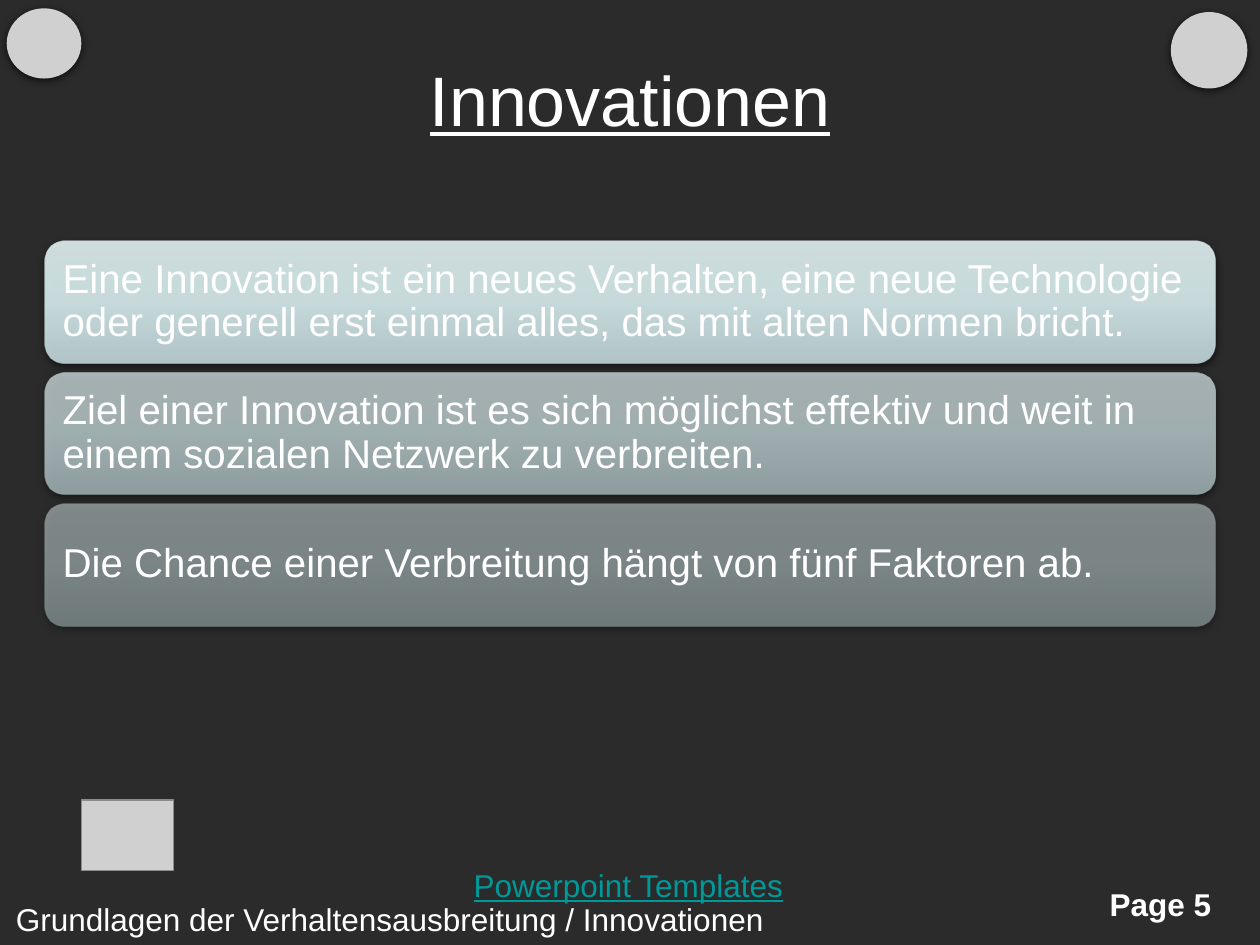
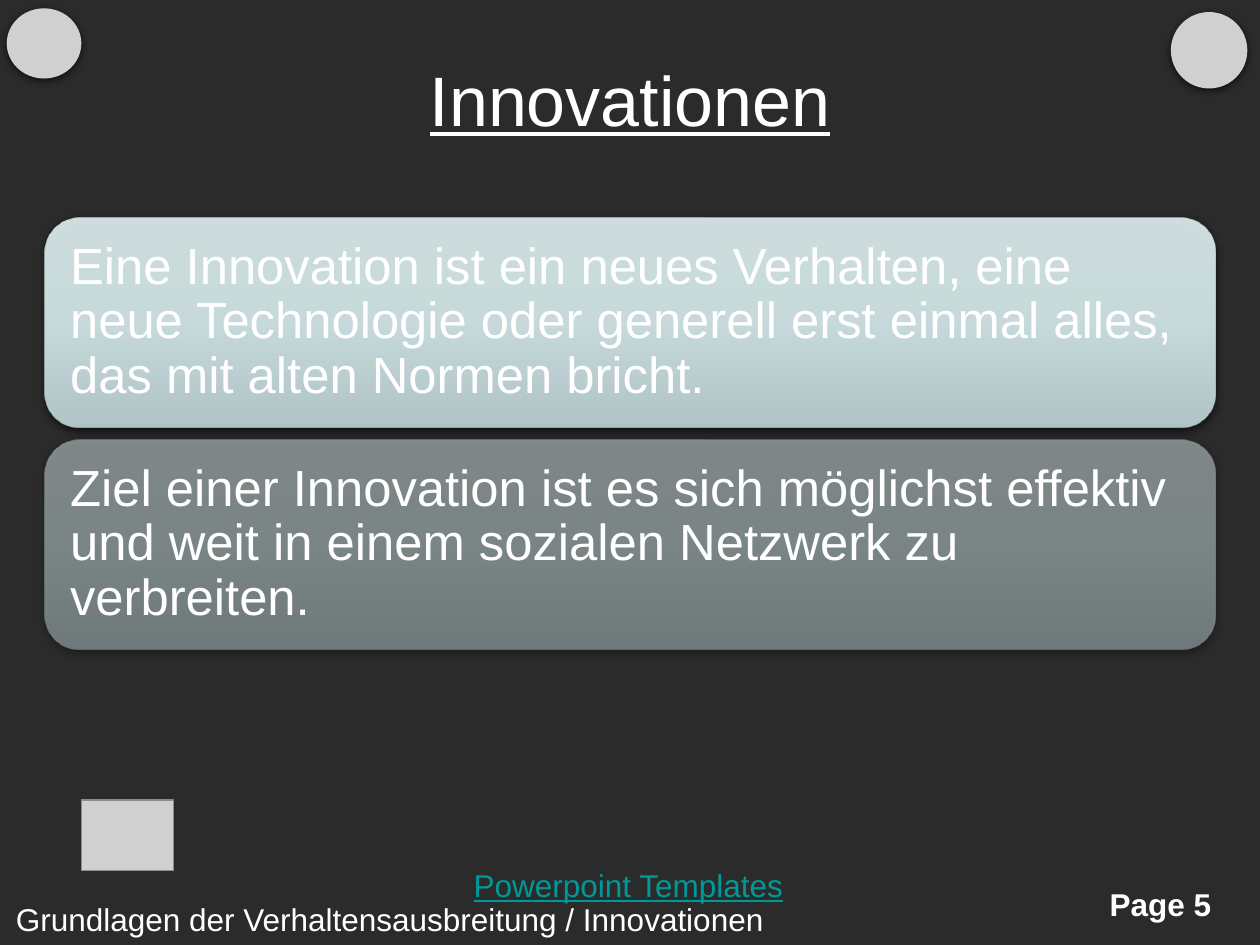
Before and after one commit to BlindSide89/Simple, a slide deck: slide 5 of Presentations/PresentationNEWStyle.pptx. Drawn at 1260x945 pixels with LibreOffice and Linux fonts; fonts in the diff are those of the drawing; grey boxes stand for pictures; background and template pictures are left out; a plain dark background stands for a picture behind light text. Boxes give left, top, right and bottom in pixels: in the first picture for what was removed or moved away, otherwise in the second. Text is boxed around its words. In the diff, an @@ line names an element or a change of style, - is before the commit and + after.

```diff
--- a/Presentations/PresentationNEWStyle.pptx
+++ b/Presentations/PresentationNEWStyle.pptx
@@ rounded rectangle: place and size @@
-rounded rectangle at <box>44,241,1215,363</box>
+rounded rectangle at <box>44,217,1215,427</box>
@@ text "Eine Innovation ist ein neues ...": place and size @@
-text "Eine Innovation ist ein neues ..." at <box>63,264,1183,344</box>
+text "Eine Innovation ist ein neues ..." at <box>70,248,1171,393</box>
@@ text "Eine Innovation ist ein neues ..." at <box>70,248,1171,393</box>: size 23 to 29 pt; more space between paragraphs @@
@@ rounded rectangle removed at <box>44,372,1215,494</box> @@
@@ rounded rectangle: place and size @@
-rounded rectangle at <box>44,504,1215,626</box>
+rounded rectangle at <box>44,440,1215,650</box>
@@ text "Ziel einer Innovation ist es ..." at <box>70,469,1166,616</box>: size 23 to 29 pt; more space between paragraphs @@
@@ text "Ziel einer Innovation ist es ...": place and size @@
-text "Ziel einer Innovation ist es ..." at <box>63,395,1135,468</box>
+text "Ziel einer Innovation ist es ..." at <box>70,469,1166,616</box>
@@ text removed at <box>63,548,1094,585</box> @@
-Die Chance einer Verbreitung hängt von fünf Faktoren ab.
```
Also in this commit, not shown: 38 other slides changed, 10 slides added, 3 slides removed, 1 other file.
